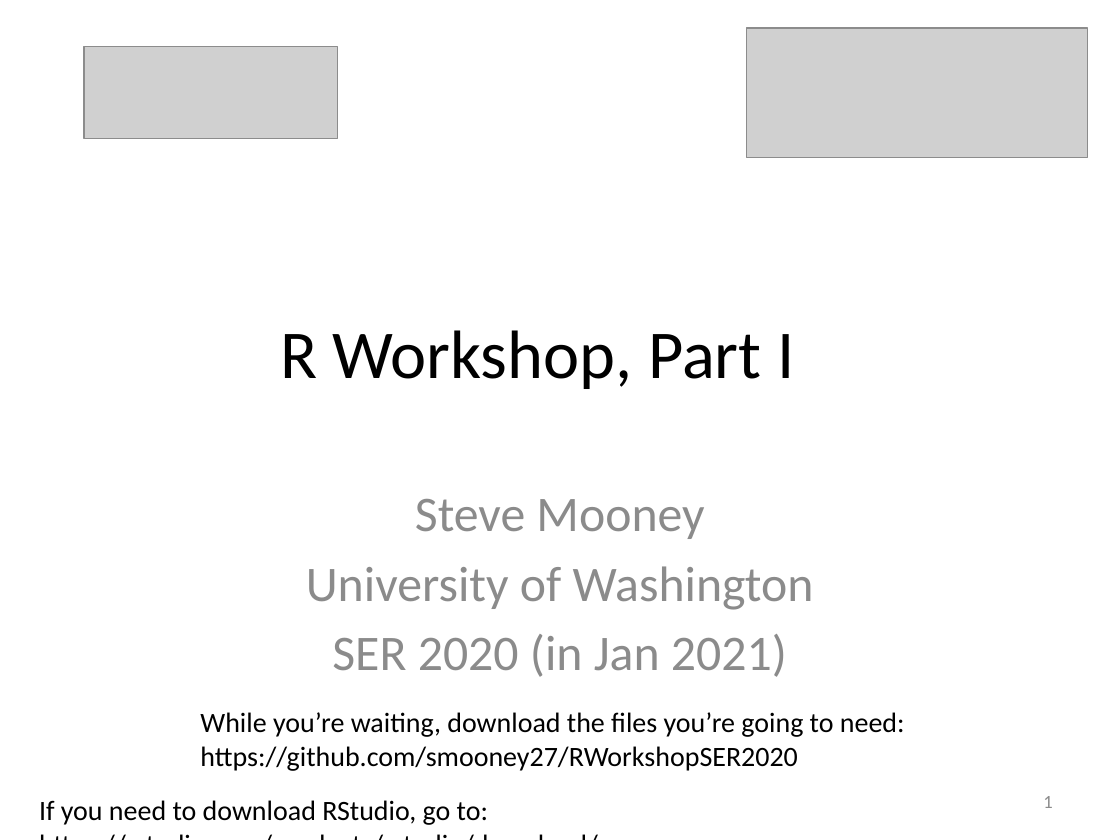
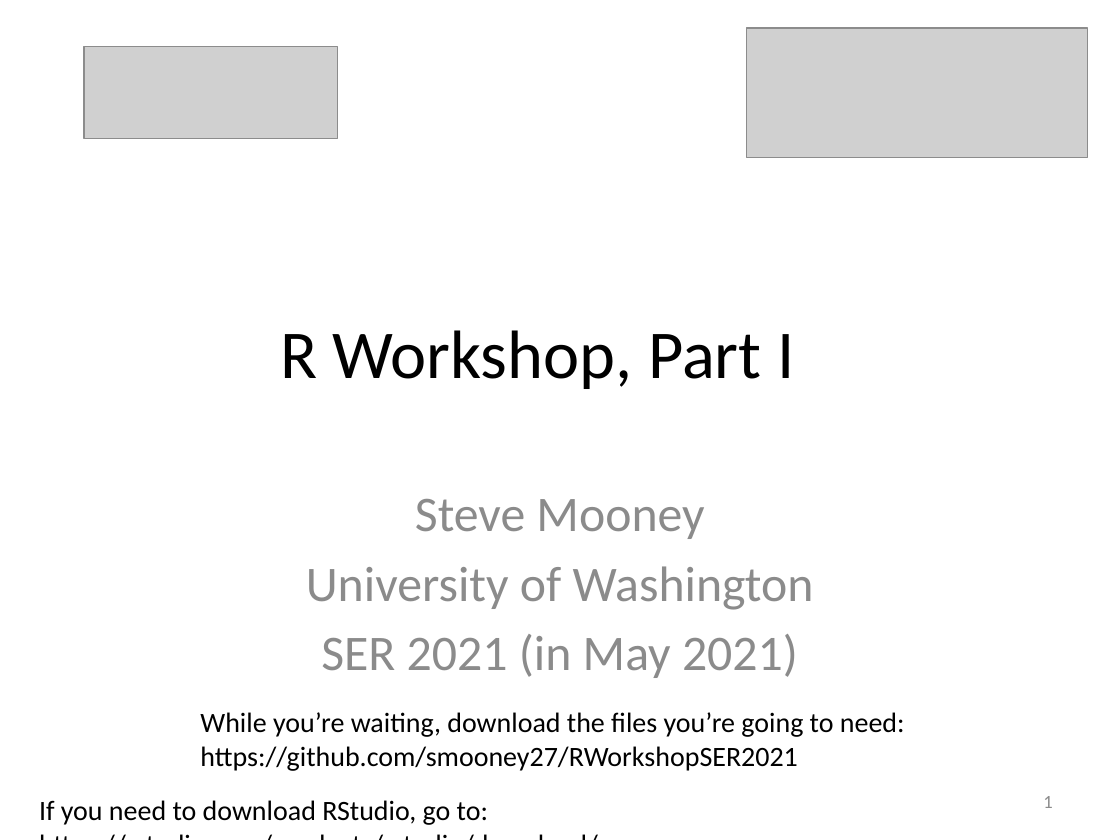
Before and after one commit to smooney27/RWorkshopSER2021, a slide deck: slide 1 of RWorkshopPart1-BasicObjects.pptx. Drawn at 1120x840 pixels with LibreOffice and Linux fonts; fonts in the diff are those of the drawing; grey boxes stand for pictures. Boxes give left, top, right and bottom in pixels: in the first picture for what was removed or moved away, otherwise in the second. Text is boxed around its words. In the diff, an @@ line names an element or a change of style, - is before the commit and + after.

Commit message:
Minor Update to Part 1 slides

```diff
--- a/RWorkshopPart1-BasicObjects.pptx
+++ b/RWorkshopPart1-BasicObjects.pptx
@@ subtitle at (321, 634, 798, 678): text changed @@
-SER 2020 (in Jan 2021)
+SER 2021 (in May 2021)
@@ text at (200, 712, 905, 771): text changed @@
-While you’re waiting, download the files you’re going to need: https://github.com/smooney27/RWorkshopSER2020
+While you’re waiting, download the files you’re going to need: https://github.com/smooney27/RWorkshopSER2021
```
Also in this commit, not shown: 24 other slides changed.
